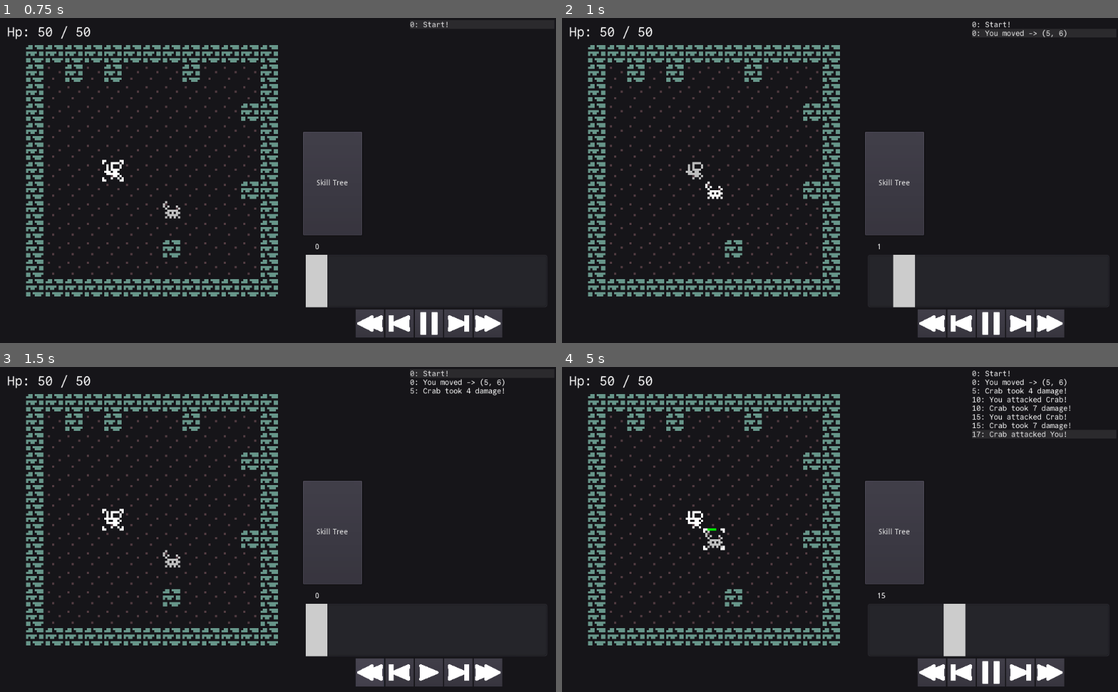
Above: before the commit, frames 1-4 (two rows, left to right).
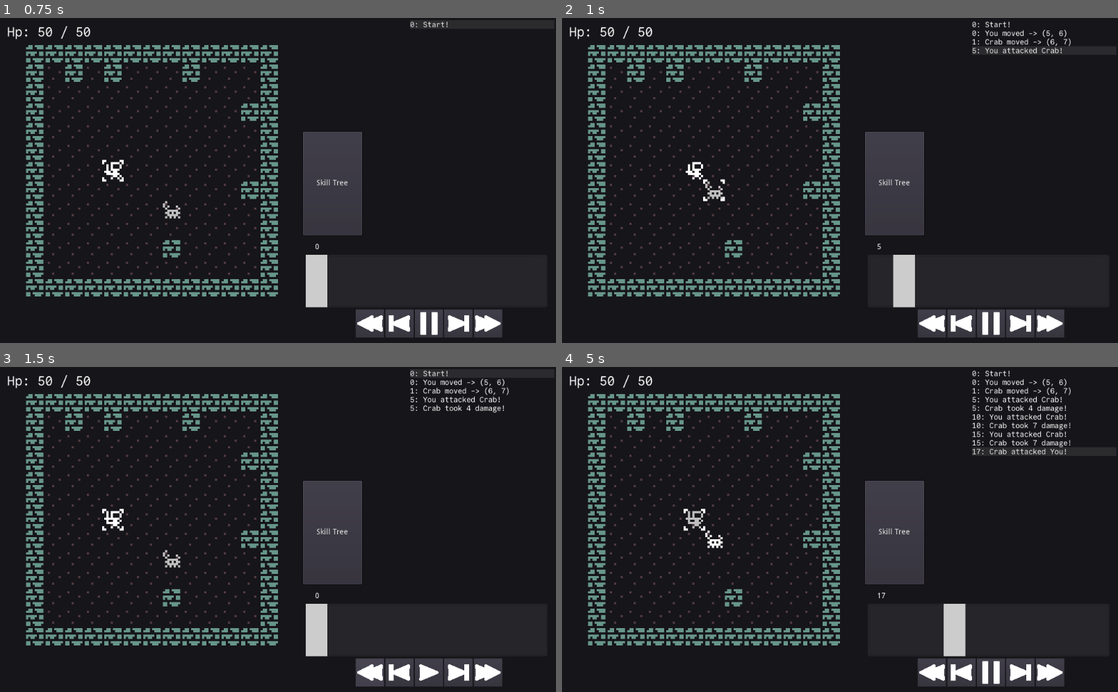
Above: after the commit, the same moments.

Repository: redxaxder/7DRL2024
Game: Godot game, scene res://main.tscn
Two runs of this game, one before a commit and one after it. Both use one fixed random seed, a clock stepped at 60 frames per second and the inputs below.
Inputs (mouse positions are in pixels of both pictures, inside the frame that each line leads up to):
- Up to frame 1 (0.75 s): click "GO" at 0.5 s
- Up to frame 2 (1 s): no input
- Up to frame 3 (1.5 s): click (372, 672) at 1.25 s
- Up to frame 4 (5 s): click (934, 672) at 2 s; click (990, 672) at 2.75 s; click (1017, 672) at 3.5 s; click (990, 672) at 4.25 s

Frame 1 is identical in both runs. In frame 2, 0.5% of the frame differs, in the area x 22-92%, y 6-72%; in frame 3, 0.4%; in frame 4, 1.2%, in the area x 21-92%, y 6-72%.

Commit message:
realigned history log messages

Diff:
--- a/data/encounter/EncounterCore.gd
+++ b/data/encounter/EncounterCore.gd
@@ -29,9 +29,9 @@
 	# warning-ignore:narrowing_conversion
 				var modified_damage = get_damage_with_element(state, event)
 				modified_damage = max(modified_damage,1)
-				var target_was_bloodied = float(target.cur_hp) / float(target.stats.max_hp())
+				var target_was_bloodied = (float(target.cur_hp) / float(target.stats.max_hp())) > 0.25
 				state.resolve_attack(event.target_idx, modified_damage)
-				var target_is_bloodied = float(target.cur_hp) / float(target.stats.max_hp())
+				var target_is_bloodied = (float(target.cur_hp) / float(target.stats.max_hp())) > 0.25
 				if !target.is_alive():
 					result.append(EncEvent.death_event(event.timestamp, source, target))
 				elif target_is_bloodied and !target_was_bloodied:
--- a/main.tscn
+++ b/main.tscn
@@ -23,7 +23,6 @@
 
 [node name="main" type="Node2D"]
 script = ExtResource( 1 )
-show_extra_history = false
 
 [node name="history_view" parent="." instance=ExtResource( 2 )]
 unique_name_in_owner = true
--- a/playback/ViewHistory.gd
+++ b/playback/ViewHistory.gd
@@ -122,8 +122,8 @@
 
 func log_line_click(i):
 	pause()
-	if cursor != i + 1:
-		cursor = i + 1
+	if cursor != i:
+		cursor = i
 		_refresh()
 
 var log_is_hovered:bool = false
@@ -215,9 +215,9 @@
 	if cursor == _end():
 		emit_signal("seen_end")
 	if log_is_hovered and last_log_hover >= 0:
-		index = last_log_hover+1
+		index = last_log_hover
 # warning-ignore:narrowing_conversion
-	var current_event = history.get_event(max(index - 1, 0))
+	var current_event = history.get_event(index)
 	var time = 0
 	if current_event: time = current_event.timestamp
 	get_node("%timestamp").text = "%d" % time
@@ -227,8 +227,8 @@
 	var loglines = combat_log.get_children()
 	var highlighted_line = 0
 	for i in loglines.size():
-		var displayed_default = EncounterEventKind.is_displayed(history.get_event(i-1).kind)
-		var should_show = i == 0 or show_extra_history or displayed_default
+		var displayed_default = EncounterEventKind.is_displayed(history.get_event(i).kind)
+		var should_show = show_extra_history or displayed_default
 		loglines[i].visible = should_show and i <= max_cursor
 		if i <= index and loglines[i].visible:
 			loglines[highlighted_line].highlighted = false
@@ -238,7 +238,7 @@
 			loglines[i].highlighted = false
 		if i == index:
 			call_deferred("update_scroll", i)
-	var current_state = history.get_state(index)
+	var current_state = history.get_state(index+1)
 	emit_signal("updated", current_state, current_event)
 
 # EncounterHistory.get_state lines 24 change out of bounds code to clamp
